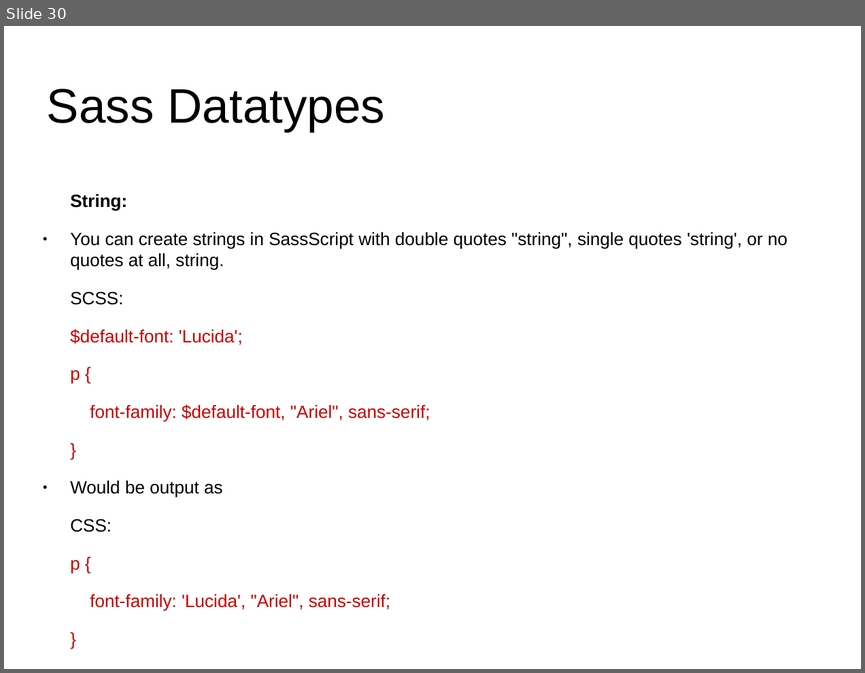
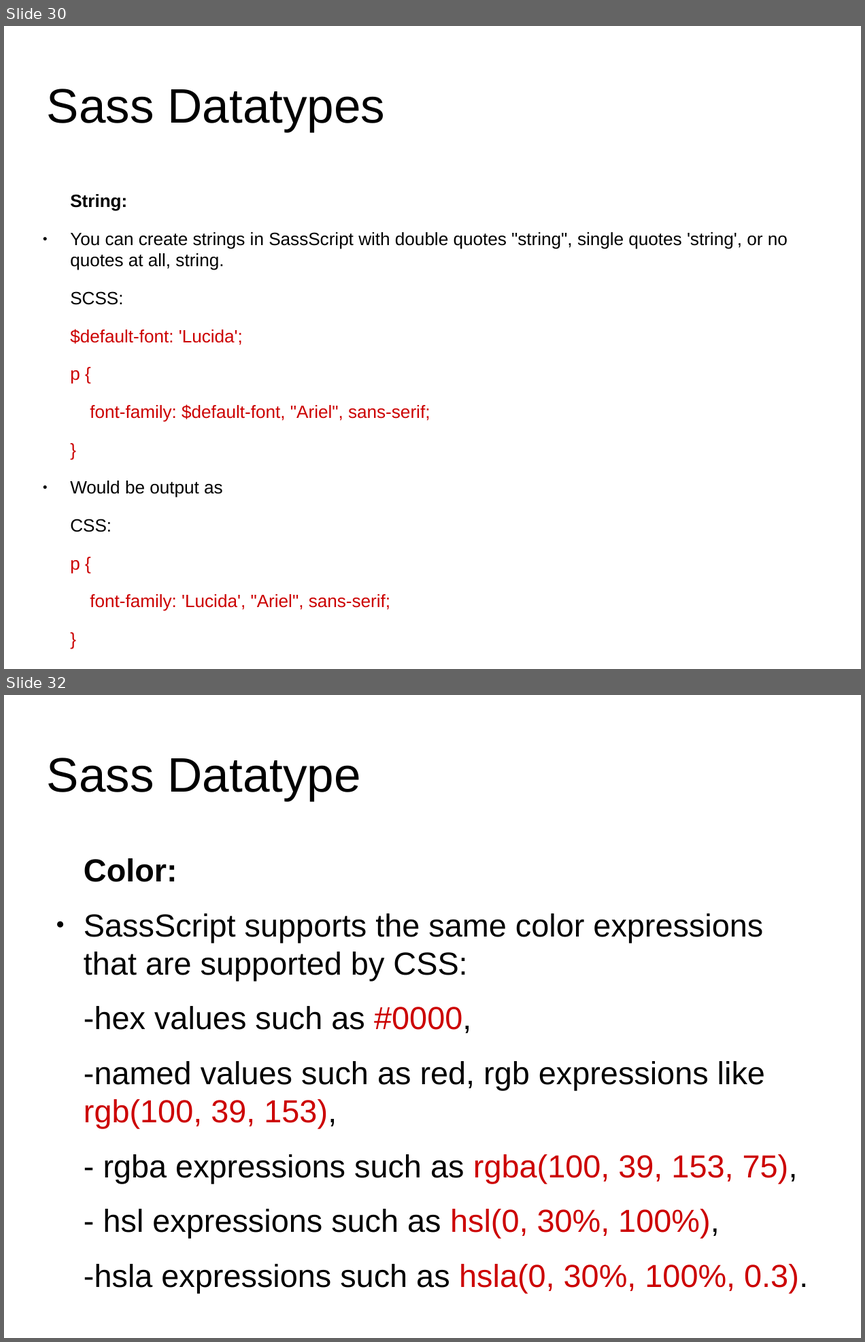
Before and after one commit to anumsh/SASS-Basics, a slide deck: SASS_basics.odp. Shown one above the other, each under a label of ours: slide 30 before the commit, slides 30 and 32 after it; the slides between them are not shown. The pictures are 865x673 and 865x1342 pixels, drawn with LibreOffice and Linux fonts; fonts in the diff are those of the drawing; background and template pictures are left out. Boxes give left, top, right and bottom in pixels: in the first picture for what was removed or moved away, otherwise in the second. Text is boxed around its words. In the diff, an @@ line names an element or a change of style, - is before the commit and + after.

Commit message:
feat: Add sass datatypes

```diff
--- a/SASS_basics.odp
+++ b/SASS_basics.odp
@@ slide 32 added at [4,695,861,1338], background #FFFFFF @@
@@ title added at [47,758,361,800], 44.8 pt, text #000000 @@
+Sass Datatype
@@ text added at [84,858,808,1293], 29.5 pt, text #000000 @@
+Color:
+● SassScript supports the same color expressions that are supported by CSS:
+-hex values such as #0000,
+-named values such as red, rgb expressions like rgb(100, 39, 153),
+- rgba expressions such as rgba(100, 39, 153, 75),
+- hsl expressions such as hsl(0, 30%, 100%),
+-hsla expressions such as hsla(0, 30%, 100%, 0.3).
```
Also in this commit, not shown: 4 other slides added.
